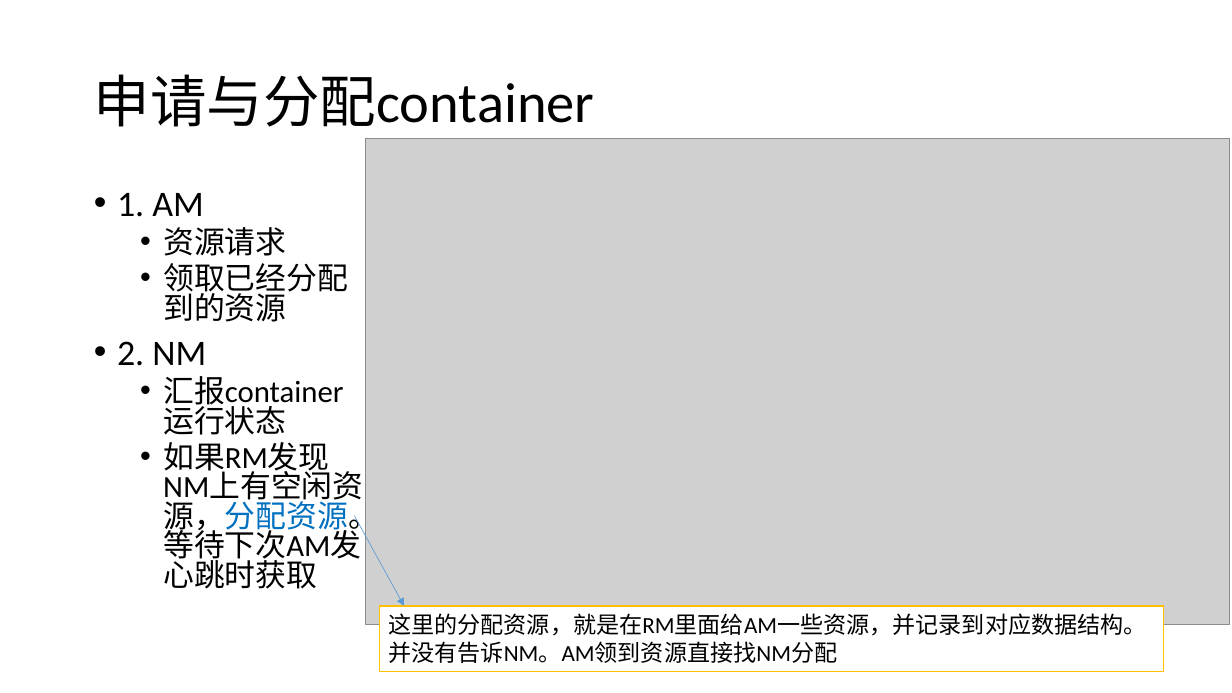
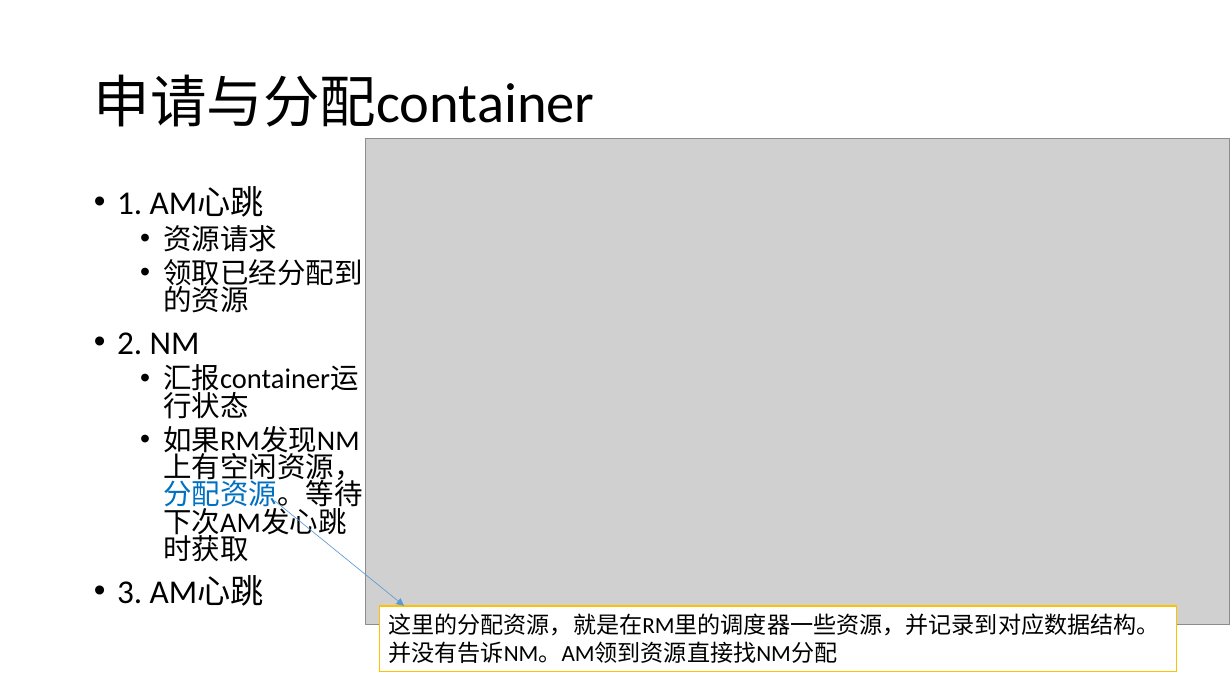
Before and after one commit to loull521/hadoop-yarn-src-read, a slide deck: slide 41 of ppt/Hadoop_2.4.1_YARN_source_code_read.pptx. Drawn at 1232x693 pixels with LibreOffice and Linux fonts; fonts in the diff are those of the drawing; grey boxes stand for pictures. Boxes give left, top, right and bottom in pixels: in the first picture for what was removed or moved away, otherwise in the second. Text is boxed around its words. In the diff, an @@ line names an element or a change of style, - is before the commit and + after.

```diff
--- a/ppt/Hadoop_2.4.1_YARN_source_code_read.pptx
+++ b/ppt/Hadoop_2.4.1_YARN_source_code_read.pptx
@@ text at [117,187,264,217]: text changed; size 28 to 25.9 pt @@
-• 1. AM
+• 1. AM心跳
@@ text at [117,225,362,539]: size 24 to 22.2 pt in "资源请求", "领取已经分配到的资源", "汇报container运行状态", "如果RM发现NM上有空闲资源，分配资源。等待下次AM发心跳时获取"; size 28 to 25.9 pt in "2. NM" @@
@@ arrow moved from (355, 516) - (404, 606) to (274, 501) - (404, 606) @@
@@ text at [117,576,264,606]: paragraph added @@
+• 3. AM心跳
@@ rectangle "这里的分配资源，就是在RM里的调度器一些资源，并记录到对应数据结构。": place and size @@
-rectangle "这里的分配资源，就是在RM里的调度器一些资源，并记录到对应数据结构。" at [379,606,1164,672]
+rectangle "这里的分配资源，就是在RM里的调度器一些资源，并记录到对应数据结构。" at [379,606,1177,672]
@@ text in rectangle at [388,613,1159,636]: text changed @@
-这里的分配资源，就是在RM里面给AM一些资源，并记录到对应数据结构。
+这里的分配资源，就是在RM里的调度器一些资源，并记录到对应数据结构。
```
Also in this commit, not shown: 1 slide added, 2 other files.
